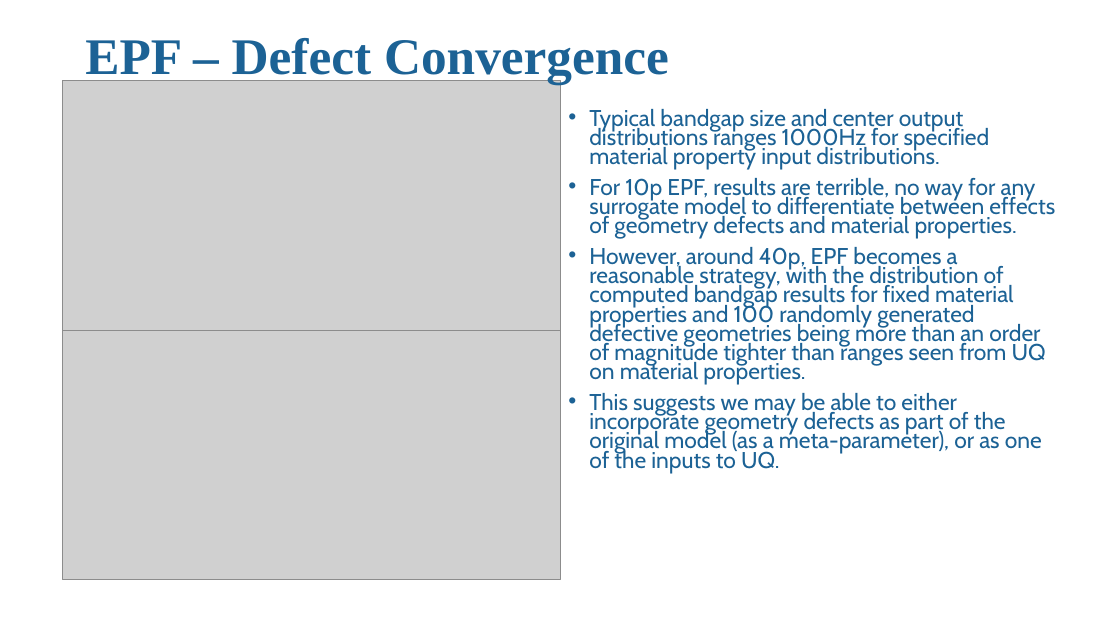
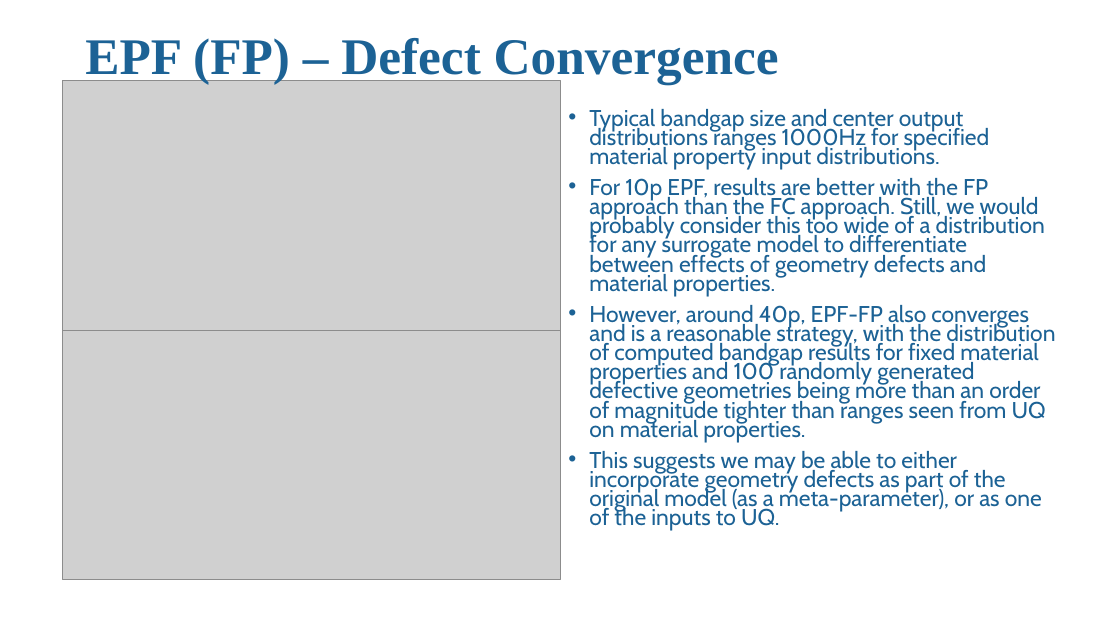
Before and after one commit to trutheresy/UQ-2D-Metamaterials, a slide deck: slide 14 of UQ_2D_metamaterials_update.pptx (slide 13 before the commit). Drawn at 1120x630 pixels with LibreOffice and Linux fonts; fonts in the diff are those of the drawing; grey boxes stand for pictures; background and template pictures are left out. Boxes give left, top, right and bottom in pixels: in the first picture for what was removed or moved away, otherwise in the second. Text is boxed around its words. In the diff, an @@ line names an element or a change of style, - is before the commit and + after.

```diff
--- a/UQ_2D_metamaterials_update.pptx
+++ b/UQ_2D_metamaterials_update.pptx
@@ title at [85,38,779,85]: text changed @@
-EPF – Defect Convergence
+EPF (FP) – Defect Convergence
@@ text at [589,178,1055,443]: text changed @@
-• For 10p EPF, results are terrible, no way for any surrogate model to differentiate between effects of geometry defects and material properties.
-• However, around 40p, EPF becomes a reasonable strategy, with the distribution of computed bandgap results for fixed material properties and 100 randomly generated defective geometries being more than an order of magnitude tighter than ranges seen from UQ on material properties.
+• For 10p EPF, results are better with the FP approach than the FC approach. Still, we would probably consider this too wide of a distribution for any surrogate model to differentiate between effects of geometry defects and material properties.
+• However, around 40p, EPF-FP also converges and is a reasonable strategy, with the distribution of computed bandgap results for fixed material properties and 100 randomly generated defective geometries being more than an order of magnitude tighter than ranges seen from UQ on material properties.
```
Also in this commit, not shown: 2 slides added, 6 other files.
